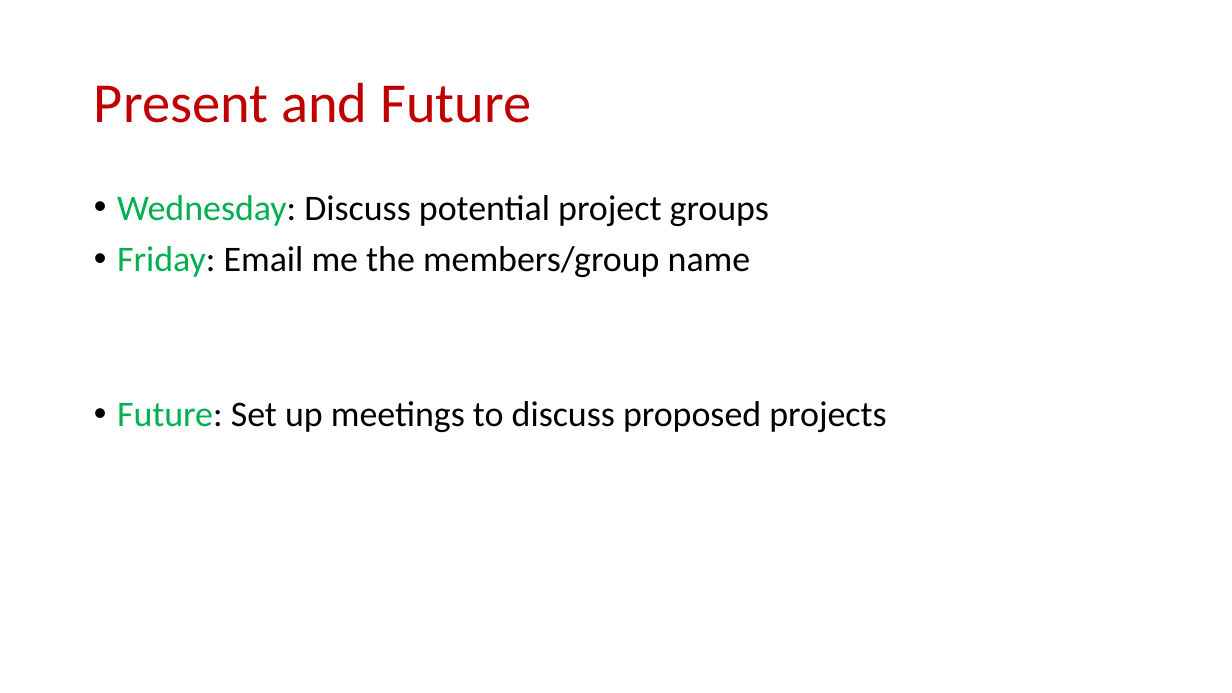
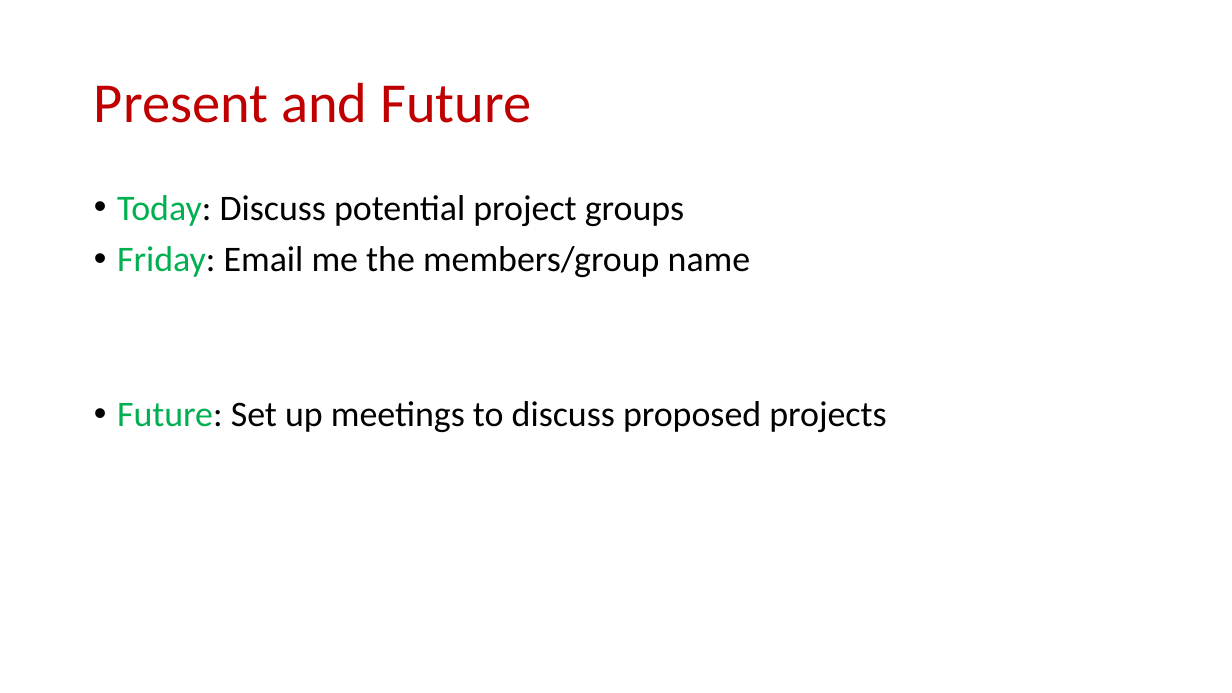
Before and after one commit to samsonzhou/samsonzhou.github.io, a slide deck: slide 2 of CSCE689-23/L5.pptx. Drawn at 1232x693 pixels with LibreOffice and Linux fonts; fonts in the diff are those of the drawing. Boxes give left, top, right and bottom in pixels: in the first picture for what was removed or moved away, otherwise in the second. Text is boxed around its words. In the diff, an @@ line names an element or a change of style, - is before the commit and + after.

```diff
--- a/CSCE689-23/L5.pptx
+++ b/CSCE689-23/L5.pptx
@@ text at (117,195,684,226): text changed @@
-• Wednesday: Discuss potential project groups
+• Today: Discuss potential project groups
```
